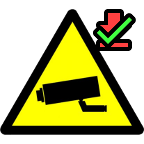
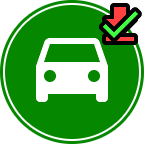
Layered file, before and after one edit (144px x 144px). Changes by layer:
painted on "Layer #2" over [93, 7, 142, 48]
painted on "Layer #1" over [96, 3, 138, 51]
painted on "Layer" over [0, 0, 144, 144]
